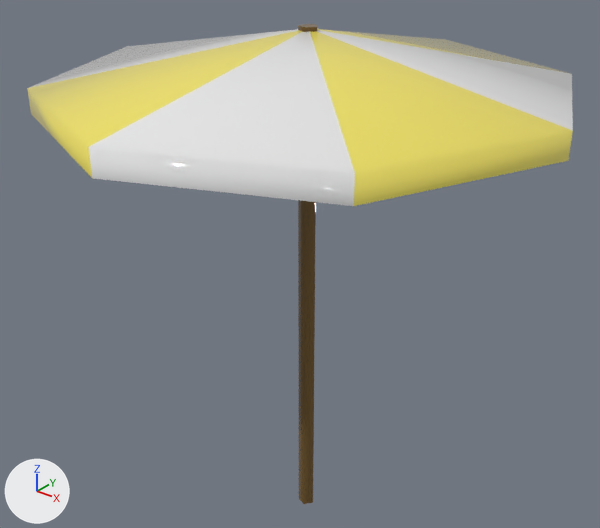
The FBX model SM_Parasol.fbx, before and after one commit.
Before and after are seen from a 50 mm lens placed at (2.0, -2.55, 2.87), pointed at (-0.06, 0.03, 1.28). Arrows for +X, +Y and +Z are at lower left; the lights stay in place. The older version comes first. Where no turn or scale is listed for an object, it has been applied to the vertices.

Names of what the first picture shows: 'ParasolPole', 'ParasolTop'.
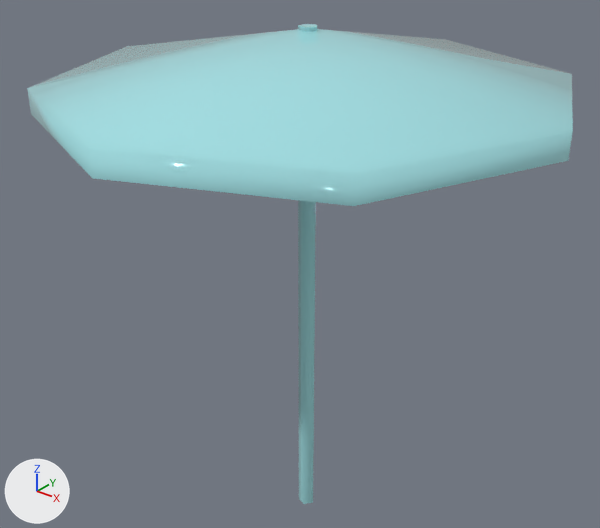
Boxes [x1, y1, x2, y2] around the edits, measured in the pictures (600 x 528 px):
'ParasolPole', recoloured (brown to cyan): [298, 24, 317, 504] in both
part 1 of me_mesh_001, recoloured (yellow to cyan): [27, 29, 573, 206] in both
part 2 of me_mesh_001, recoloured (white to cyan): [29, 29, 573, 206] in both

Diff of the bpy script that builds the scene:
```diff
--- a/SM_Parasol.fbx.py
+++ b/SM_Parasol.fbx.py
@@ mat_08___default @@
+mat_08___default = principled_material('08 - Default')
+mat_08___default.base_color = (0.366, 0.75, 0.785)  # cyan #a3e1e5
+mat_08___default.roughness = 0.0
@@ me_mesh @@
 me_mesh.from_pydata(...)  # 10 vertices, 6 faces; spans x -0.03..0.04, y -0.04..0.04, z 0.0..2.31
-me_mesh.materials.append(mat_09___default)  # brown #73592c
+me_mesh.materials.append(mat_08___default)  # cyan #a3e1e5
@@ me_mesh_001 @@
 me_mesh_001.from_pydata(...)  # 17 vertices, 16 faces; spans x -1.07..1.07, y -1.07..1.07, z 2.0..2.3
 # used by ob_parasoltop; location = (0.0, 0.0, 0.0)
+# me_mesh_001 part 1: all 8 faces that had it switch from mat_13___default (yellow #f0e166) to mat_08___default (cyan #a3e1e5)
+# me_mesh_001 part 2: all 8 faces that had it switch from mat_material__249 (white #e7e7e7) to mat_08___default (cyan #a3e1e5)
```
